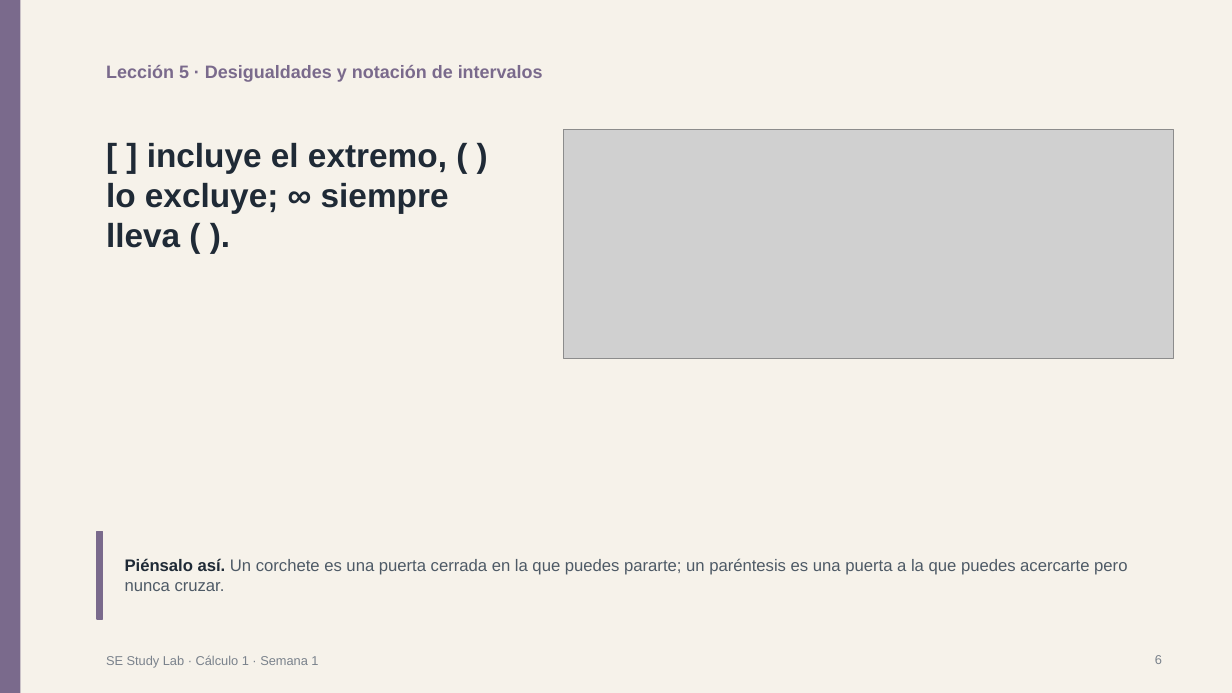
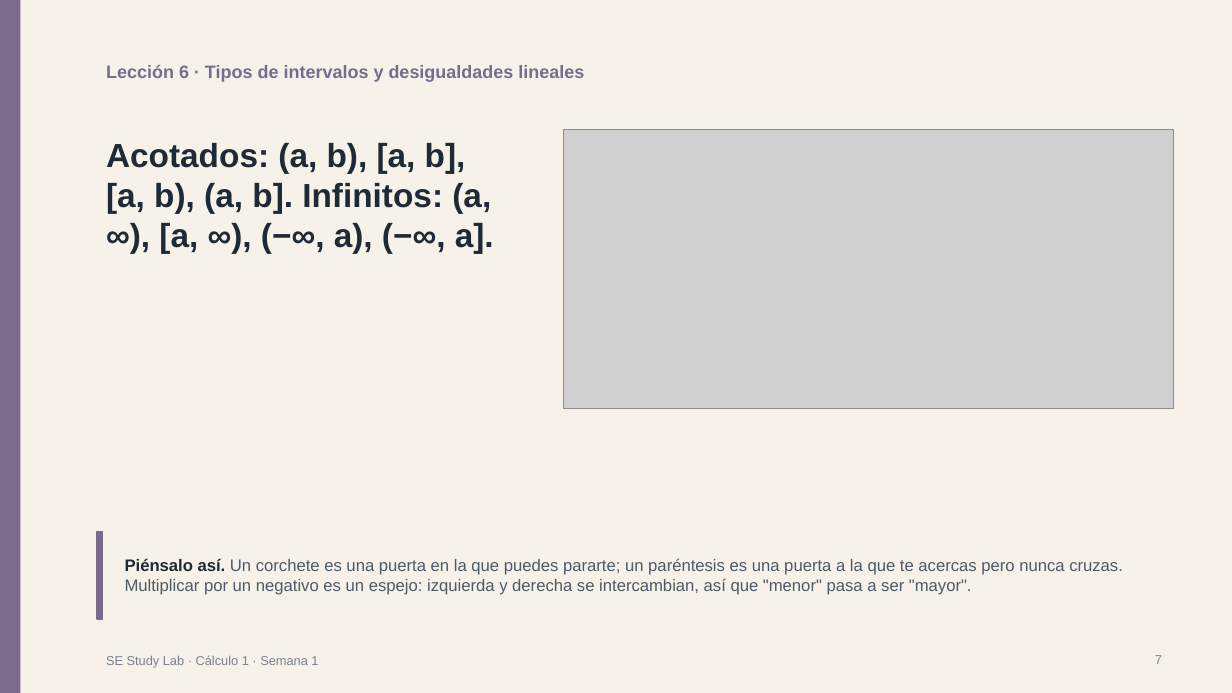
Before and after one commit to jdswe/se-study-lab, a slide deck: slide 7 of public/downloads/es/y1-t1-m3-calc-w1/slides.pptx (slide 6 before the commit). Drawn at 1232x693 pixels with LibreOffice and Linux fonts; fonts in the diff are those of the drawing; grey boxes stand for pictures. Boxes give left, top, right and bottom in pixels: in the first picture for what was removed or moved away, otherwise in the second. Text is boxed around its words. In the diff, an @@ line names an element or a change of style, - is before the commit and + after.

```diff
--- a/public/downloads/es/y1-t1-m3-calc-w1/slides.pptx
+++ b/public/downloads/es/y1-t1-m3-calc-w1/slides.pptx
@@ text at bbox=[106, 65, 584, 82]: text changed @@
-Lección 5 · Desigualdades y notación de intervalos
+Lección 6 · Tipos de intervalos y desigualdades lineales
@@ text at bbox=[106, 143, 494, 253]: text changed @@
-[ ] incluye el extremo, ( ) lo excluye; ∞ siempre lleva ( ).
+Acotados: (a, b), [a, b], [a, b), (a, b]. Infinitos: (a, ∞), [a, ∞), (−∞, a), (−∞, a].
@@ picture: place and size @@
-picture at bbox=[564, 129, 1174, 359]
+picture at bbox=[564, 129, 1174, 409]
@@ text at bbox=[125, 558, 1123, 595]: text changed @@
-Piénsalo así. Un corchete es una puerta cerrada en la que puedes pararte; un paréntesis es una puerta a la que puedes acercarte pero nunca cruzar.
+Piénsalo así. Un corchete es una puerta en la que puedes pararte; un paréntesis es una puerta a la que te acercas pero nunca cruzas. Multiplicar por un negativo es un espejo: izquierda y derecha se intercambian, así que "menor" pasa a ser "mayor".
@@ page number at bbox=[1155, 655, 1162, 664]: text changed @@
-6
+7
```
Also in this commit, not shown: 8 other slides changed, 2 slides added, 2 slides removed, 47 other files.
